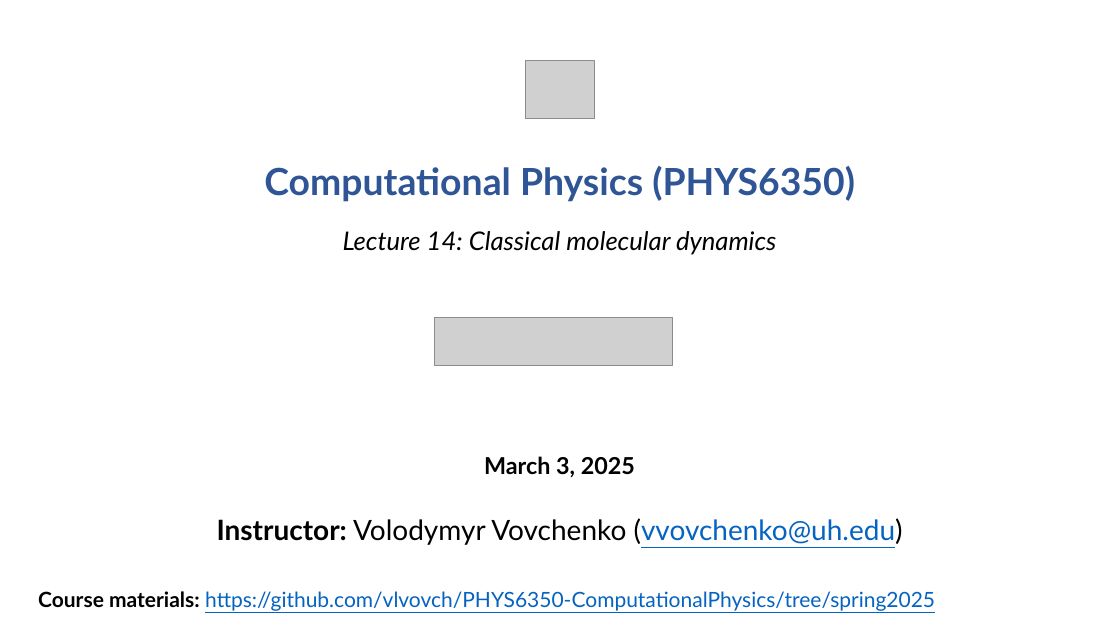
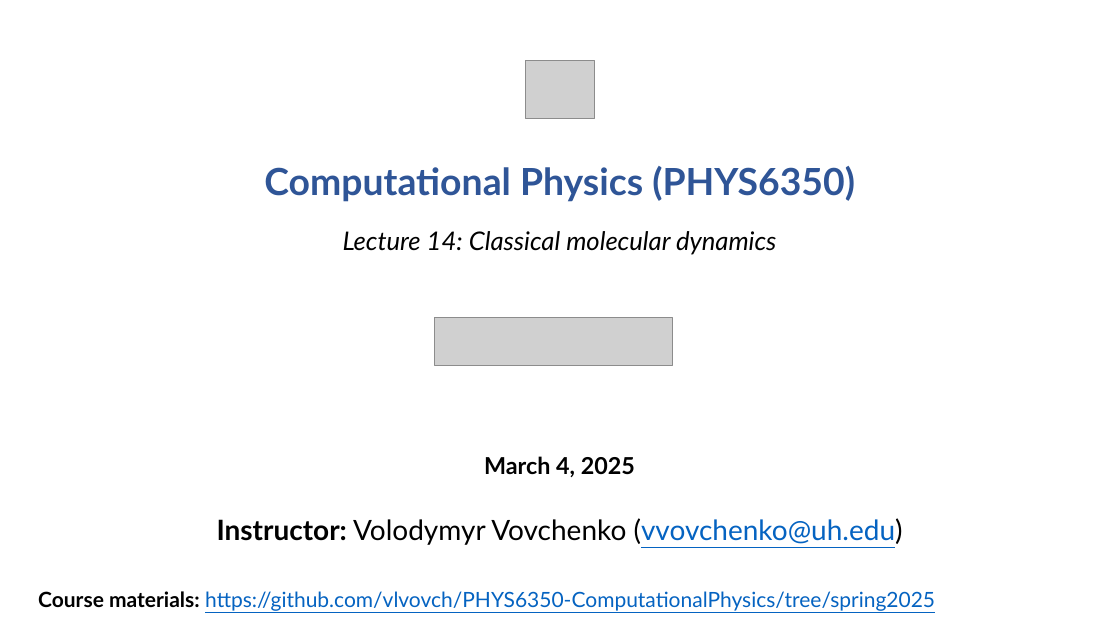
Before and after one commit to vlvovch/PHYS6350-ComputationalPhysics, a slide deck: slide 1 of slides/Lecture14-03-03-25-MolecularDynamics.pptx. Drawn at 1120x630 pixels with LibreOffice and Linux fonts; fonts in the diff are those of the drawing; grey boxes stand for pictures. Boxes give left, top, right and bottom in pixels: in the first picture for what was removed or moved away, otherwise in the second. Text is boxed around its words. In the diff, an @@ line names an element or a change of style, - is before the commit and + after.

```diff
--- a/slides/Lecture14-03-03-25-MolecularDynamics.pptx
+++ b/slides/Lecture14-03-03-25-MolecularDynamics.pptx
@@ text at bbox=[484, 456, 635, 477]: text changed @@
-March 3, 2025
+March 4, 2025
```
Also in this commit, not shown: 3 other slides changed, 1 slide added, 16 other files.
